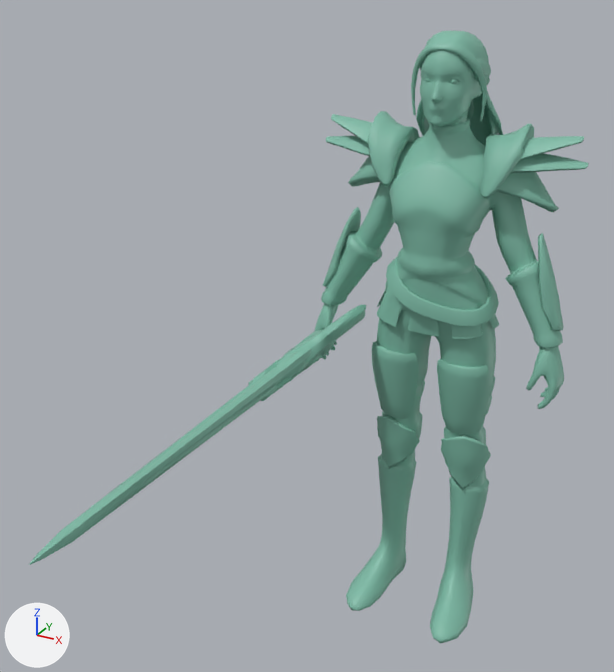
What one commit did to the FBX model SpelMotor/UnityProject/Assets/3D/Character/CH_PL_Daughter_01_19G4_1_19/CH_PL_Daughter_01_19G4_1_19_SK.fbx.
Rendered twice from a 50 mm camera at (0.77, -2.17, 1.93) aimed at (-0.15, -0.5, 1.1). The axes (+X, +Y, +Z) are drawn at lower left. The lights are the same throughout. Where no turn or scale is listed for an object, it has been applied to the vertices. Vertices at the same position are counted once.

Names of what the first picture shows: 'CH_PL_Daughter_01_19G4_1_19_SK'.
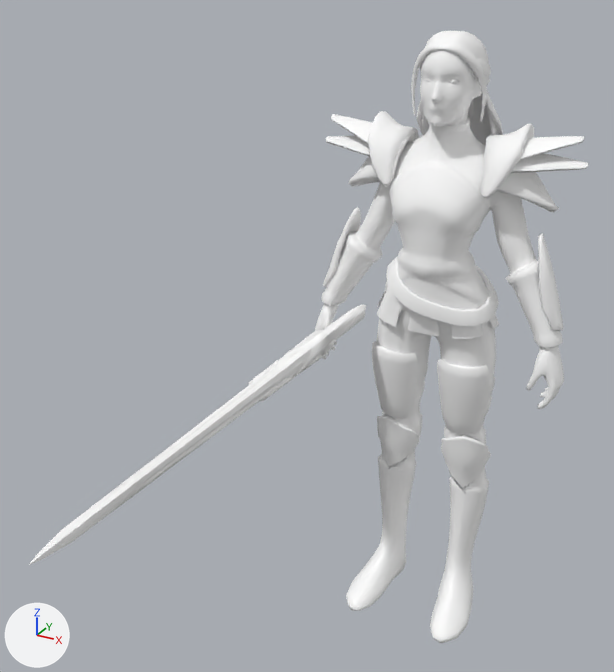
Changed parts and their boxes (x1, y1, x2, y2) in the pictures (614 x 672 px):
part 1 of me_mesh, recoloured (green to white)
    both: (29, 305, 366, 565)
part 2 of me_mesh, recoloured (green to white)
    both: (314, 31, 588, 643)

Diff of the bpy script that builds the scene:
```diff
--- a/SpelMotor/UnityProject/Assets/3D/Character/CH_PL_Daughter_01_19G4_1_19/CH_PL_Daughter_01_19G4_1_19_SK.fbx.py
+++ b/SpelMotor/UnityProject/Assets/3D/Character/CH_PL_Daughter_01_19G4_1_19/CH_PL_Daughter_01_19G4_1_19_SK.fbx.py
@@ mat_lambert13 @@
+mat_lambert13 = principled_material('lambert13')
+mat_lambert13.base_color = (1.0, 1.0, 1.0)  # white #ffffff
@@ mat_lambert15 @@
+mat_lambert15 = principled_material('lambert15')
+mat_lambert15.base_color = (1.0, 1.0, 1.0)  # white #ffffff
@@ me_mesh @@
 me_mesh.from_pydata(...)  # 7460 vertices, 7326 faces; spans x -0.47..0.38, y -1.27..0.19, z 0.0..1.77
 # used by ob_ch_pl_daughter_01_19g4_1_19_sk; location = (0.0, 0.0, 0.0)
+# me_mesh part 1: 1004 of the faces centred in x -0.47..-0.19, y -1.25..0.19, z 0.73..1.02 switch from mat_lambert1 (green #7fbca7) to mat_lambert15 (white #ffffff)
+# me_mesh part 2: 6322 of the faces centred in x -0.38..0.38, y -0.2..0.16, z 0.0..1.77 switch from mat_lambert1 (green #7fbca7) to mat_lambert13 (white #ffffff)
```
